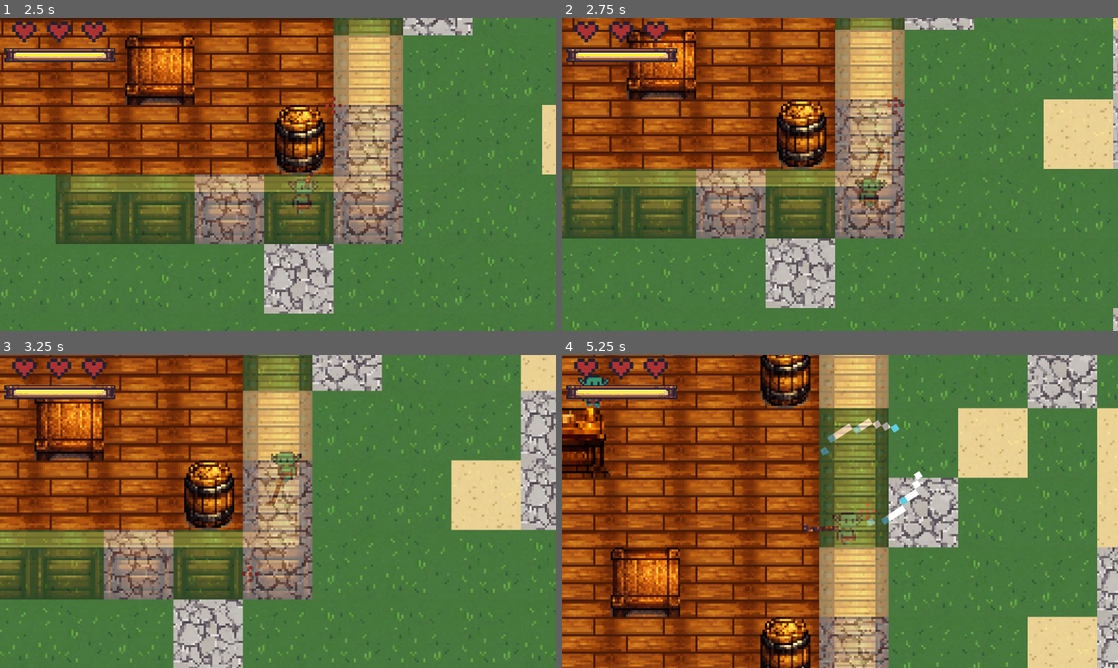
Above: before the commit, frames 1-4 (two rows, left to right).
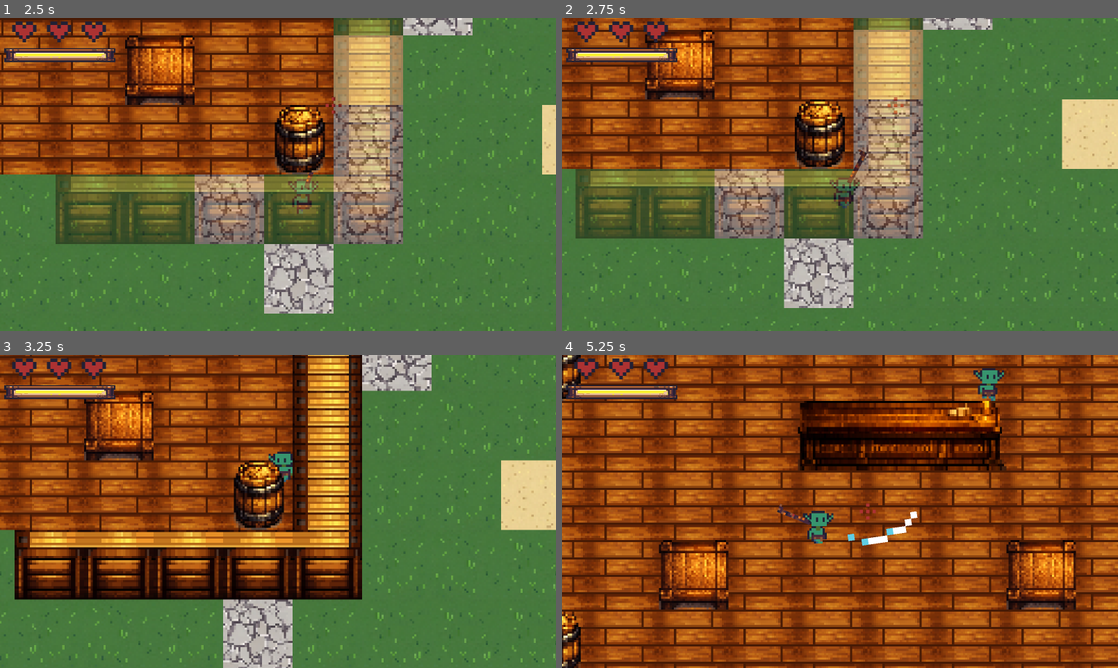
Above: after the commit, the same moments.

Repository: futurediffusion/nuclear-sand-box
Game: Godot game, scene res://scenes/main.tscn
Same seed, same stepped clock (60 frames per second), same inputs: the game is played once before the commit and once after it. This scene is started directly instead of the project's main scene. Sound files missing from this copy of the repository are replaced by a short silence.
Inputs (mouse positions are in pixels of both pictures, inside the frame that each line leads up to):
- Up to frame 1 (2.5 s): tap Enter at 0.5 s; move the mouse to (400, 158) at 0.52 s; hold Right (move_right) 0.53-1.28 s; click (400, 158) at 0.6 s; move the mouse to (166, 190) at 1.27 s; hold Down (move_down) 1.28-2.03 s; right-click (166, 190) at 1.35 s; move the mouse to (333, 105) at 2.02 s; hold Right (move_right) from 2.03 s (still down); tap 1 at 2.1 s
- Up to frame 2 (2.75 s): keep holding Right (move_right)
- Up to frame 3 (3.25 s): move the mouse to (250, 574) at 2.77 s; release Right (move_right) at 2.78 s; hold Up (move_up) from 2.78 s (still down); tap 2 at 2.85 s
- Up to frame 4 (5.25 s): move the mouse to (1006, 558) at 3.52 s; release Up (move_up) at 3.53 s; hold Left (move_left) 3.53-5.03 s; tap 3 at 3.6 s; move the mouse to (673, 464) at 4.27 s; tap 4 at 4.35 s; move the mouse to (867, 511) at 5.02 s; hold Down (move_down) from 5.03 s (still down); click (867, 511) at 5.1 s

Frame 1 is identical in both runs. In frame 2, 33% of the frame differs, in the area x 0-100%, y 0-100%; in frame 3, 53%; in frame 4, 88%.
Error in both runs: Invalid call. Nonexistent function 'sell_all' in base 'Node (InventoryComponent)'. (res://scripts/gameplay/player.gd:251)

Commit message:
Add inner corner plugs for bottom wall corners

Diff:
--- a/scripts/world/CollisionBuilder.gd
+++ b/scripts/world/CollisionBuilder.gd
@@ -78,6 +78,26 @@
 	var inward_wall: bool = wall_lookup.has(side_neighbor)
 	return north_wall or inward_wall
 
+func _is_bottom_left_inner_corner(wall_lookup: Dictionary, cell: Vector2i) -> bool:
+	if not wall_lookup.has(cell):
+		return false
+
+	var south_free: bool = not wall_lookup.has(cell + Vector2i(0, 1))
+	var east_wall: bool = wall_lookup.has(cell + Vector2i(1, 0))
+	var west_free: bool = not wall_lookup.has(cell + Vector2i(-1, 0))
+	var north_wall: bool = wall_lookup.has(cell + Vector2i(0, -1)) or wall_lookup.has(cell + Vector2i(1, -1))
+	return south_free and east_wall and west_free and north_wall
+
+func _is_bottom_right_inner_corner(wall_lookup: Dictionary, cell: Vector2i) -> bool:
+	if not wall_lookup.has(cell):
+		return false
+
+	var south_free: bool = not wall_lookup.has(cell + Vector2i(0, 1))
+	var west_wall: bool = wall_lookup.has(cell + Vector2i(-1, 0))
+	var east_free: bool = not wall_lookup.has(cell + Vector2i(1, 0))
+	var north_wall: bool = wall_lookup.has(cell + Vector2i(0, -1)) or wall_lookup.has(cell + Vector2i(-1, -1))
+	return south_free and west_wall and east_free and north_wall
+
 func build_chunk_walls(tilemap: TileMap, chunk_pos: Vector2i, chunk_size: int, walls_layer: int, walls_source_id: int) -> StaticBody2D:
 	if tilemap == null:
 		return null
@@ -91,6 +111,8 @@
 		return null
 	var side_width: float = tile_size.x * 0.25
 	var corner_height: float = tile_size.y * 0.70
+	var plug_width: float = side_width
+	var plug_height: float = tile_size.y * 0.70
 
 	var start_x: int = chunk_pos.x * chunk_size
 	var start_y: int = chunk_pos.y * chunk_size
@@ -249,6 +271,44 @@
 			body.add_child(right_blocker)
 			shape_count += 1
 
+	for y in range(start_y, end_y + 1):
+		for x in range(start_x, end_x + 1):
+			var cell := Vector2i(x, y)
+			var center: Vector2 = tilemap.map_to_local(cell)
+			var plug_center_y: float = center.y + tile_size.y * 0.5 - band_height - plug_height * 0.5 + 2.0
+
+			if _is_bottom_left_inner_corner(wall_lookup, cell):
+				var left_plug := CollisionShape2D.new()
+				left_plug.name = "InnerCornerPlug_%d_%d_E" % [x, y]
+				left_plug.set_meta("kind", "inner_corner_plug")
+				left_plug.set_meta("side", "E")
+				left_plug.set_meta("aaa", {"kind": "inner_corner_plug", "side": "E"})
+				var left_plug_rect := RectangleShape2D.new()
+				left_plug_rect.size = Vector2(plug_width, plug_height)
+				left_plug.shape = left_plug_rect
+				left_plug.position = Vector2(
+					center.x + tile_size.x * 0.5 - plug_width * 0.5,
+					plug_center_y
+				)
+				body.add_child(left_plug)
+				shape_count += 1
+
+			if _is_bottom_right_inner_corner(wall_lookup, cell):
+				var right_plug := CollisionShape2D.new()
+				right_plug.name = "InnerCornerPlug_%d_%d_W" % [x, y]
+				right_plug.set_meta("kind", "inner_corner_plug")
+				right_plug.set_meta("side", "W")
+				right_plug.set_meta("aaa", {"kind": "inner_corner_plug", "side": "W"})
+				var right_plug_rect := RectangleShape2D.new()
+				right_plug_rect.size = Vector2(plug_width, plug_height)
+				right_plug.shape = right_plug_rect
+				right_plug.position = Vector2(
+					center.x - tile_size.x * 0.5 + plug_width * 0.5,
+					plug_center_y
+				)
+				body.add_child(right_plug)
+				shape_count += 1
+
 	if shape_count == 0:
 		body.queue_free()
 		return null
